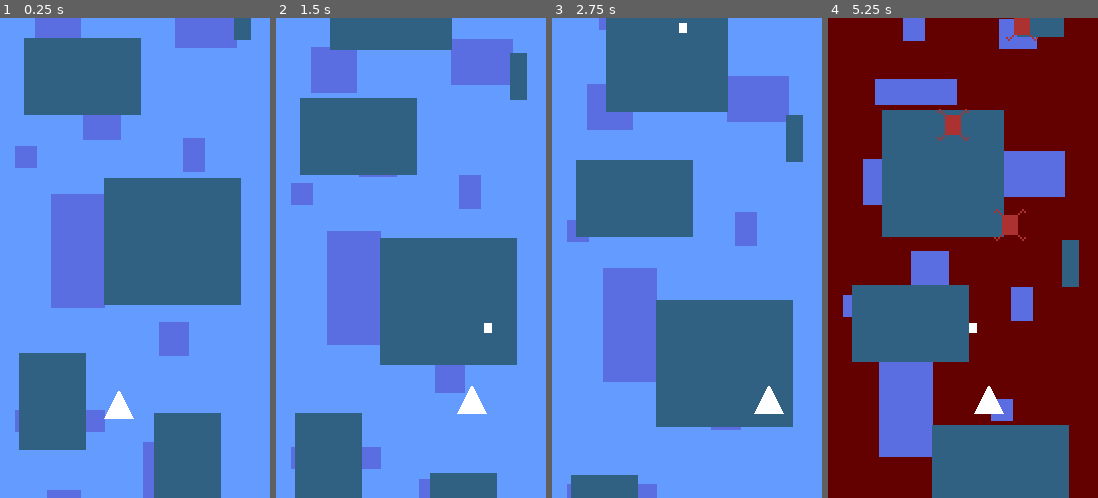
Above: before the commit, frames 1-4 (left to right).
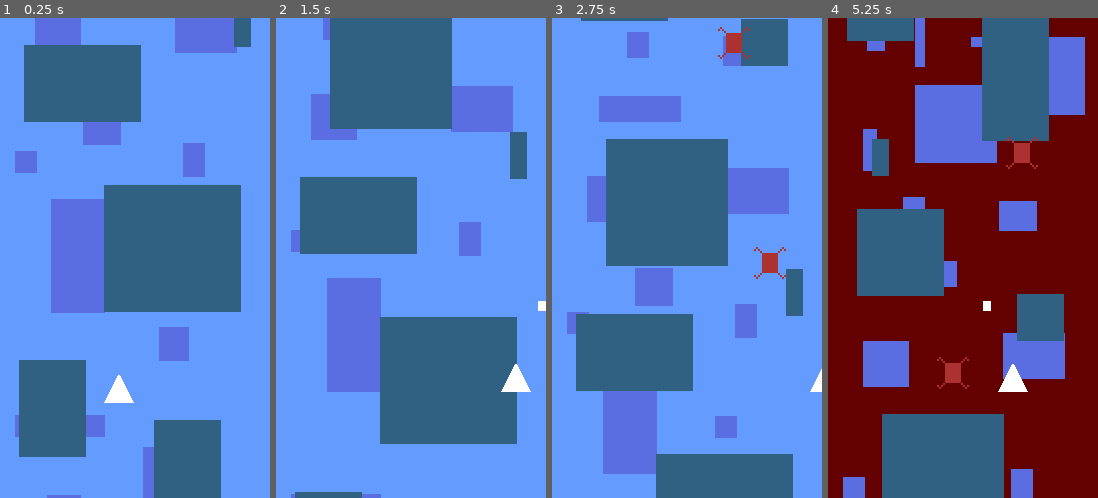
Above: after the commit, the same moments.

Repository: elektito/reverse-streak
Game: Godot game, scene res://Game.tscn
Same seed, same stepped clock (60 frames per second), same inputs: the game is played once before the commit and once after it.
Inputs:
- Up to frame 1 (0.25 s): no input
- Up to frame 2 (1.5 s): hold Right (right) 0.53-1.28 s; tap Space (shoot) at 0.6, 1.35 s; hold Left (left) from 1.28 s (still down)
- Up to frame 3 (2.75 s): release Left (left) at 2.03 s; hold Right (right) from 2.03 s (still down); tap Space (shoot) at 2.1 s
- Up to frame 4 (5.25 s): tap Space (shoot) every 0.75 s from 2.85 to 5.1 s; release Right (right) at 3.53 s; hold Left (left) from 3.53 s (still down)

The runs differ from the first frame. In frame 1, 6.2% of the frame differs, in the area x 5-93%, y 4-100%; in frame 2, 50%; in frame 3, 54%, in the area x 5-100%, y 0-100%; in frame 4, 51%.

Commit message:
Fix speeds

Diff:
--- a/Game.gd
+++ b/Game.gd
@@ -1,6 +1,7 @@
 extends Control
 
-const HORIZONTAL_SPEED := 140.0
+const HORIZONTAL_SPEED := 220.0
+const VERTICAL_SPEED := 220.0
 
 var reversed := false
 
@@ -23,7 +24,7 @@
 		dir = -dir
 
 	ship.position += dir * HORIZONTAL_SPEED * delta
-	camera.position.y -= 100 * delta
+	camera.position.y -= VERTICAL_SPEED * delta
 
 	if Input.is_action_just_pressed("shoot"):
 		var bullet = preload("res://Bullet.tscn").instance()
